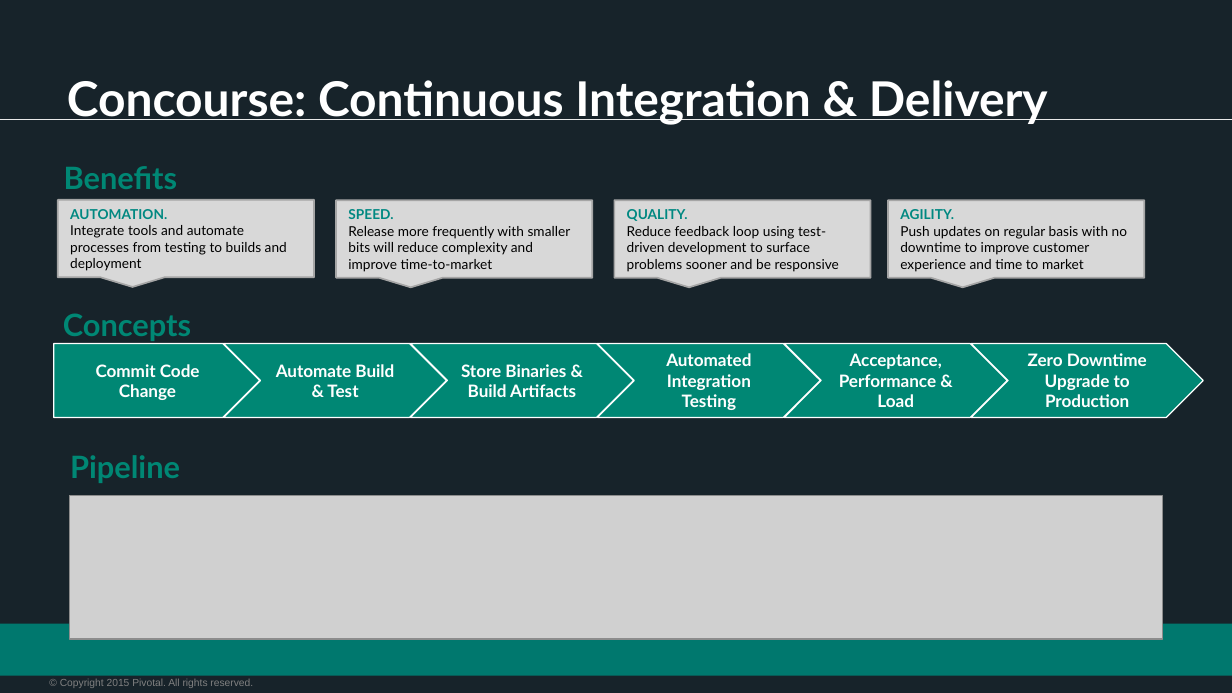
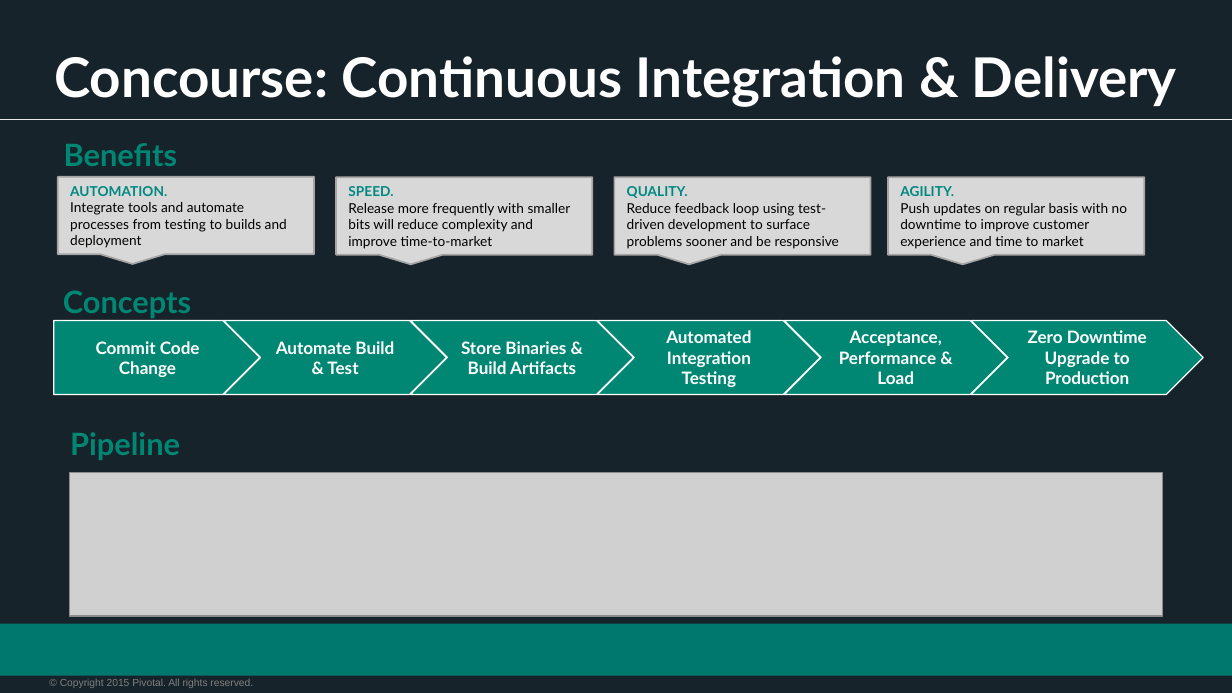
Before and after one commit to vmware-archive/devops-workshop, a slide deck: slide 8 of presentations/104 - Intro to CICD/Session_9_Intro_CICD.pptx. Drawn at 1232x693 pixels with LibreOffice and Linux fonts; fonts in the diff are those of the drawing; grey boxes stand for pictures; background and template pictures are left out. Boxes give left, top, right and bottom in pixels: in the first picture for what was removed or moved away, otherwise in the second. Text is boxed around its words. In the diff, an @@ line names an element or a change of style, - is before the commit and + after.

Commit message:
Added Spring Cloud Pipelines slides

```diff
--- a/presentations/104 - Intro to CICD/Session_9_Intro_CICD.pptx
+++ b/presentations/104 - Intro to CICD/Session_9_Intro_CICD.pptx
@@ title "Concourse: Continuous Integration & Delivery": place and size @@
-title "Concourse: Continuous Integration & Delivery" at (67, 80, 1048, 125)
+title "Concourse: Continuous Integration & Delivery" at (54, 56, 1177, 107)
@@ title "Concourse: Continuous Integration & Delivery" at (54, 56, 1177, 107): size 28 to 32 pt; alignment left to centre @@
@@ text "Benefits": place and size @@
-text "Benefits" at (64, 166, 178, 189)
+text "Benefits" at (64, 143, 178, 166)
@@ 5 chevrons, 4 rounded speech boxes, 2 texts, 1 picture, 1 pentagon arrow: place and size @@
-5 chevrons, 4 rounded speech boxes, 2 texts, 1 picture, 1 pentagon arrow at (54, 200, 1202, 639)
+5 chevrons, 4 rounded speech boxes, 2 texts, 1 picture, 1 pentagon arrow at (54, 177, 1202, 616)
```
Also in this commit, not shown: 5 other slides changed, 6 slides added.
